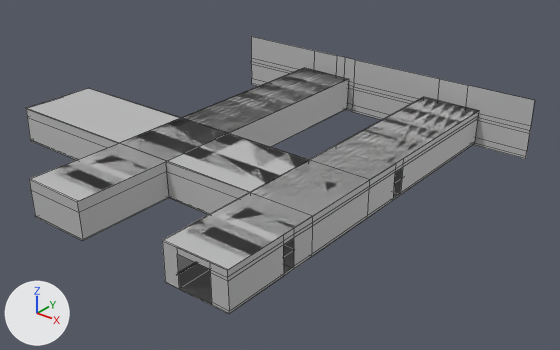
A saved change to the FBX model LaboratoryScape/Assets/Members/Mary/Model/Rooms/pasillo_03.fbx.
The view is the same before and after, from a 50 mm lens placed at (53.3, -105.8, 27.4), pointed at (17.2, -60.6, -0.6). Lighting does not change. The marker at lower left points along +X, +Y and +Z. Mesh edges are drawn as thin lines. Where no turn or scale is listed for an object, it has been applied to the vertices. Vertices at the same position are counted once.

Names of what the first picture shows: 'Paredes_GranSala', 'Pasillo_03_Paredes', 'Pasillo_03_Techo'.
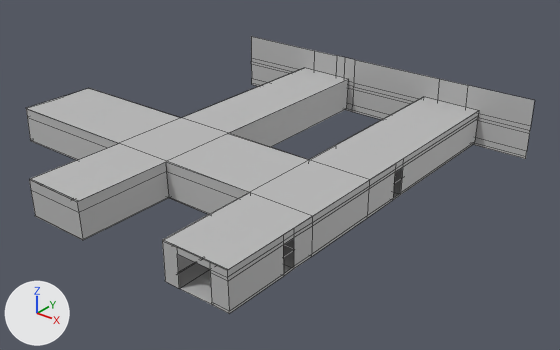
Location of each change, (x1, y1, x2, y2) in pixels of the pictures (560 x 350 px):
'Pasillo_03_Paredes', reshaped: before (26, 68, 479, 314); after (26, 79, 479, 314)
part 1 of me_mesh, deleted: before (27, 68, 477, 270)

What changed in the scene script:
```text
Change me_mesh:
    where me_mesh.from_pydata(...)  # 128 vertices, 99 faces; spans x -15.7..15.7, y -16.4..16.4, z -1.5..1.5
    used by ob_pasillo_03_paredes; location = (11.43, -61.63, 1.32)
    verts and faces of me_mesh; kept vertices keep their numbers, new ones are numbered from 128
    before: 4 (10.3, -16.4, 1.5) at pixel (162, 240), 5 (10.3, 16.4, 1.5) at pixel (424, 97), 6 (15.7, -16.4, 1.5) at pixel (227, 270), 7 (15.7, 16.3, 1.5) at pixel (478, 110), 33 (-3.4, -16.4, 1.5) at pixel (29, 179)
    before: 34 (-3.4, 16.4, 1.5) at pixel (304, 68), 35 (2.0, -16.4, 1.5) at pixel (76, 201), 36 (2.0, 16.3, 1.5) at pixel (348, 78), 44 (10.3, -8.0, 1.5) at pixel (250, 192), 45 (-15.7, -8.0, 1.5) at pixel (26, 108)
    before: 46 (10.3, -1.2, 1.5) at pixel (309, 160), 47 (-15.7, -1.2, 1.5) at pixel (87, 88)
    me_mesh part 1
    add delete_vertices([46, 47])  # with the faces that use them
    add delete_faces([(4, 5, 7, 6), (33, 34, 36, 35)])
```
